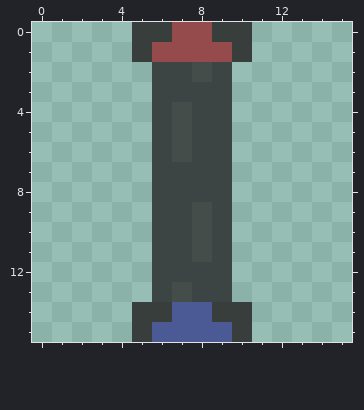
Edited in one commit: pixel-art sprite (textures/tiles/extractor.png). Above: the version before the commit.
The file is 16x16 pixels. Colours within 5 levels of each other are drawn and written as one.
New version:
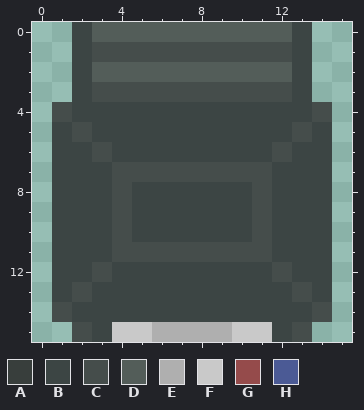
Palette (. is transparent): A #383e3c  B #3c4544  C #454d4b  D #535d59  E #afafaf  F #c9c9c9  G #954b4b  H #4b5a95
Change:
The edit adds colour B in rows 0 to 3 at x 2 and 13; in row 4 at x 2 to 5 and 10 to 13; in row 5 at x 1, 3 to 5, 10 to 12 and 14; in row 6 at x 1 to 2, 4 to 5, 10 to 11 and 13 to 14; in row 7 at x 1 to 3 and 12 to 14; in rows 8 to 10 at x 1 to 3, 5, 10 and 12 to 14.
The edit adds colour B in row 11 at x 1 to 3 and 12 to 14; in row 12 at x 1 to 2, 4 to 5, 10 to 11 and 13 to 14; in row 13 at x 1, 3 to 5, 10 to 12 and 14; in row 14 at x 2 to 4 and 11 to 13; in row 15 at x 3 and 12.
Colour A gives way to colour B in row 14 at x 5 to 6 and 9 to 10.
Colour C gives way to colour B in rows 4 to 6 at x 7; in rows 9 to 10 at x 8; in row 13 at x 7.
Colour H gives way to colour B in row 14 at x 7 to 8.
The edit adds colour C in row 1 at x 3 to 4 and 11 to 12; in row 3 at x 3 to 5 and 10 to 12; in row 4 at x 1 and 14; in row 5 at x 2 and 13; in row 6 at x 3 and 12; in row 7 at x 4 to 5 and 10 to 11.
The edit adds colour C in rows 8 to 10 at x 4 and 11; in row 11 at x 4 to 5 and 10 to 11; in row 12 at x 3 and 12; in row 13 at x 2 and 13; in row 14 at x 1 and 14; in row 15 at x 2 and 13.
Colour A gives way to colour C in row 1 at x 5 and 10.
Colour B gives way to colour C in row 3 at x 6 to 9; in row 7 at x 6 to 9; in row 11 at x 6 to 7 and 9.
Colour G gives way to colour C in row 1 at x 6 to 9.
The edit adds colour D in row 0 at x 3 to 4 and 11 to 12; in row 2 at x 3 to 5 and 10 to 12.
Colour A gives way to colour D in row 0 at x 5 to 6 and 9 to 10.
Colour B gives way to colour D in row 2 at x 6 to 7 and 9.
Colour C gives way to colour D in row 2 at x 8.
Colour G gives way to colour D in row 0 at x 7 to 8.
Colour H gives way to colour E in row 15 at x 6 to 9.
The edit adds colour F in row 15 at x 4 and 11.
Colour A gives way to colour F in row 15 at x 5 and 10.
Where, in picture pixels (left, top, right, bottom), the same in both pictures:
changed: (52, 22, 332, 342)
